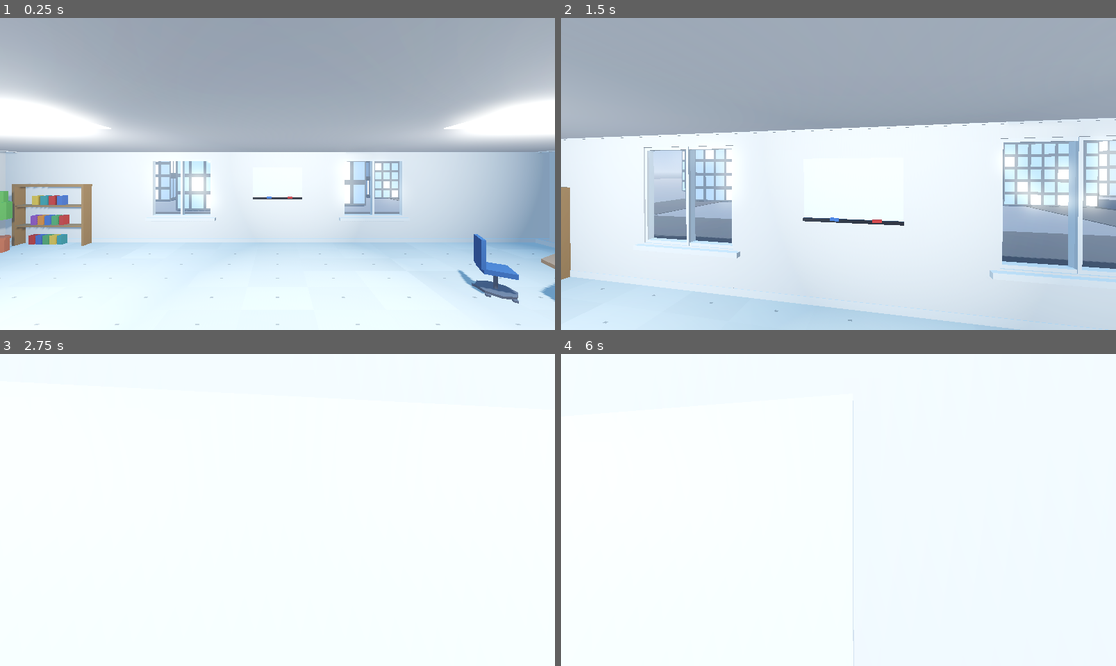
Above: before the commit, frames 1-4 (two rows, left to right).
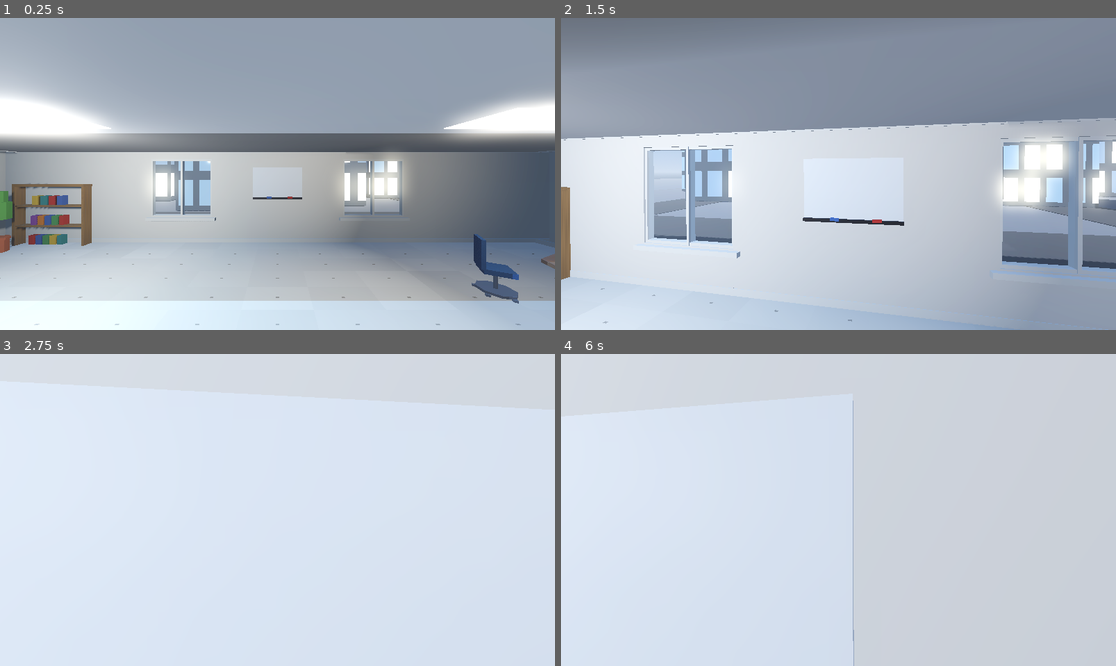
Above: after the commit, the same moments.

Repository: Ne-x-us-vault/Nexus_Blend
Game: Godot game, scene res://level_1.tscn
Same seed, same stepped clock (60 frames per second), same inputs: the game is played once before the commit and once after it.
Inputs (mouse positions are in pixels of both pictures, inside the frame that each line leads up to):
- Up to frame 1 (0.25 s): no input
- Up to frame 2 (1.5 s): tap Enter at 0.5 s; move the mouse to (866, 174) at 0.52 s; hold W (move_forward) from 0.53 s (still down); move the mouse to (810, 174) at 1.27 s
- Up to frame 3 (2.75 s): keep holding W (move_forward); move the mouse to (288, 503) at 2.02 s
- Up to frame 4 (6 s): tap Space at 2.75, 4.25, 5.75 s; move the mouse to (832, 516) at 2.77 s; tap Enter at 3.5, 5 s; move the mouse to (877, 513) at 3.52 s; move the mouse to (794, 506) at 4.27 s; move the mouse to (844, 510) at 5.02 s; move the mouse to (816, 503) at 5.77 s; release W (move_forward) at 5.78 s; hold D (move_right) from 5.78 s (still down)

The runs differ from the first frame. In frame 1, 61% of the frame differs, in the area x 0-100%, y 8-100%; in frame 2, 55%; in frame 3, 100%, in the area x 0-100%, y 0-100%; in frame 4, 100%.

Commit message:
Game env update

Diff:
--- a/godot_runtime/officegame/exterior.tscn
+++ b/godot_runtime/officegame/exterior.tscn
@@ -7,43 +7,81 @@
 uniform vec3 frame_color : source_color = vec3(0.14, 0.17, 0.21);
 uniform vec3 glass_color : source_color = vec3(0.42, 0.57, 0.72);
 uniform vec3 lit_color : source_color = vec3(1.0, 0.93, 0.72);
-uniform float columns : hint_range(2.0, 40.0) = 7.0;
-uniform float rows : hint_range(2.0, 60.0) = 14.0;
-uniform float glass_ratio : hint_range(0.1, 0.95) = 0.78;
+
+uniform float window_width : hint_range(0.1, 5.0) = 1.2;
+uniform float window_height : hint_range(0.1, 5.0) = 2.0;
+uniform float spacing_x : hint_range(0.05, 2.0) = 0.4;
+uniform float spacing_y : hint_range(0.05, 2.0) = 0.6;
 uniform float lit_chance : hint_range(0.0, 1.0) = 0.35;
 uniform float lit_strength : hint_range(0.0, 8.0) = 3.0;
 
+// Window grid is computed in world space so windows stay the exact same
+// physical size on every building, no matter how tall or wide the mesh is.
+varying vec3 world_pos;
+varying vec3 world_normal;
+
+void vertex() {
+	world_pos = (MODEL_MATRIX * vec4(VERTEX, 1.0)).xyz;
+	world_normal = (MODEL_MATRIX * vec4(NORMAL, 0.0)).xyz;
+}
+
 void fragment() {
-	vec2 cell = floor(UV * vec2(columns, rows));
-	vec2 f = fract(UV * vec2(columns, rows)) - vec2(0.5);
-	float is_window = step(max(abs(f.x), abs(f.y)), glass_ratio * 0.5);
-	float rnd = fract(sin(dot(cell, vec2(127.1, 311.7))) * 43758.5453);
-	float lit = step(1.0 - lit_chance, rnd);
-	vec3 window_col = mix(glass_color, lit_color, lit * 0.75);
-	ALBEDO = mix(frame_color, window_col, is_window);
-	EMISSION = is_window * lit * lit_color * lit_strength;
-	ROUGHNESS = mix(0.6, 0.15, is_window);
-	METALLIC = 0.0;
+	vec3 albedo = frame_color;
+	float rough = 0.8;
+	float metal = 0.0;
+	vec3 emission = vec3(0.0);
+
+	vec3 n = abs(world_normal);
+	if (n.x > 0.5 || n.z > 0.5) {
+		vec2 pos_2d = n.x > 0.5 ? vec2(world_pos.z, world_pos.y) : vec2(world_pos.x, world_pos.y);
+
+		vec2 cell_size = vec2(window_width + spacing_x, window_height + spacing_y);
+		vec2 cell = floor(pos_2d / cell_size);
+		vec2 f = fract(pos_2d / cell_size) - vec2(0.5);
+
+		float size_x = window_width / cell_size.x;
+		float size_y = window_height / cell_size.y;
+		float is_window = step(abs(f.x), size_x * 0.5) * step(abs(f.y), size_y * 0.5);
+
+		float rnd = fract(sin(dot(cell, vec2(127.1, 311.7))) * 43758.5453);
+		float lit = step(1.0 - lit_chance, rnd);
+		vec3 window_col = mix(glass_color, lit_color, lit * 0.75);
+		albedo = mix(frame_color, window_col, is_window);
+		emission = is_window * lit * lit_color * lit_strength;
+		rough = mix(0.6, 0.15, is_window);
+		metal = mix(0.2, 0.0, is_window);
+	}
+
+	ALBEDO = albedo;
+	ROUGHNESS = rough;
+	METALLIC = metal;
+	EMISSION = emission;
 }"
 
 [sub_resource type="ShaderMaterial" id="facade_a"]
 shader = SubResource("city_facade")
-shader_parameter/columns = 7.0
-shader_parameter/rows = 15.0
+shader_parameter/window_width = 1.0
+shader_parameter/window_height = 1.8
+shader_parameter/spacing_x = 0.4
+shader_parameter/spacing_y = 0.6
 shader_parameter/glass_color = Color(0.45, 0.6, 0.75, 1)
 shader_parameter/lit_strength = 3.0
 
 [sub_resource type="ShaderMaterial" id="facade_b"]
 shader = SubResource("city_facade")
-shader_parameter/columns = 6.0
-shader_parameter/rows = 12.0
+shader_parameter/window_width = 1.4
+shader_parameter/window_height = 2.2
+shader_parameter/spacing_x = 0.6
+shader_parameter/spacing_y = 0.8
 shader_parameter/glass_color = Color(0.4, 0.52, 0.68, 1)
 shader_parameter/lit_strength = 2.5
 
 [sub_resource type="ShaderMaterial" id="facade_c"]
 shader = SubResource("city_facade")
-shader_parameter/columns = 8.0
-shader_parameter/rows = 20.0
+shader_parameter/window_width = 0.8
+shader_parameter/window_height = 2.4
+shader_parameter/spacing_x = 0.3
+shader_parameter/spacing_y = 0.5
 shader_parameter/glass_color = Color(0.5, 0.62, 0.72, 1)
 shader_parameter/lit_strength = 3.5
 
--- a/godot_runtime/officegame/level_1.tscn
+++ b/godot_runtime/officegame/level_1.tscn
@@ -20,7 +20,7 @@
 sky = SubResource("Sky_ilcil")
 ambient_light_source = 3
 ambient_light_sky_contribution = 0.8
-ambient_light_energy = 0.5
+ambient_light_energy = 0.2
 tonemap_mode = 2
 tonemap_exposure = 0.9
 tonemap_white = 1.0
@@ -74,6 +74,64 @@
 shader = SubResource("floor_shader")
 shader_parameter/grout_width = 0.025
 
+[sub_resource type="Shader" id="wood_shader"]
+code = "shader_type spatial;
+render_mode diffuse_burley, specular_schlick_ggx;
+
+uniform vec3 base_color : source_color = vec3(0.78, 0.58, 0.36);
+uniform float roughness_base : hint_range(0.0, 1.0) = 0.55;
+
+float hash(vec2 p) {
+	return fract(sin(dot(p, vec2(127.1, 311.7))) * 43758.5453);
+}
+
+float noise(vec2 p) {
+	vec2 i = floor(p);
+	vec2 f = fract(p);
+	f = f * f * (3.0 - 2.0 * f);
+	return mix(mix(hash(i), hash(i + vec2(1.0, 0.0)), f.x),
+		mix(hash(i + vec2(0.0, 1.0)), hash(i + vec2(1.0, 1.0)), f.x), f.y);
+}
+
+void fragment() {
+	vec2 uv = UV * vec2(2.0, 8.0);
+	float streaks = sin(uv.x * 5.0 + noise(vec2(uv.y * 2.0, 0.0)) * 2.0) * 0.5 + 0.5;
+	float grain = noise(vec2(uv.y * 6.0, uv.x * 1.5));
+	float shade = mix(0.9, 1.05, grain) * mix(0.93, 1.0, streaks);
+	ALBEDO = base_color * shade;
+	ROUGHNESS = clamp(roughness_base + grain * 0.18, 0.0, 1.0);
+	METALLIC = 0.0;
+}"
+
+[sub_resource type="Shader" id="fabric_shader"]
+code = "shader_type spatial;
+render_mode diffuse_burley, specular_schlick_ggx;
+
+uniform vec3 base_color : source_color = vec3(0.2, 0.45, 0.5);
+uniform float roughness_base : hint_range(0.0, 1.0) = 0.9;
+uniform float detail_scale : hint_range(1.0, 200.0) = 60.0;
+uniform float variation : hint_range(0.0, 0.5) = 0.08;
+
+float hash(vec2 p) {
+	return fract(sin(dot(p, vec2(127.1, 311.7))) * 43758.5453);
+}
+
+float noise(vec2 p) {
+	vec2 i = floor(p);
+	vec2 f = fract(p);
+	f = f * f * (3.0 - 2.0 * f);
+	return mix(mix(hash(i), hash(i + vec2(1.0, 0.0)), f.x),
+		mix(hash(i + vec2(0.0, 1.0)), hash(i + vec2(1.0, 1.0)), f.x), f.y);
+}
+
+void fragment() {
+	float n = noise(UV * detail_scale);
+	float shade = 1.0 + (n - 0.5) * variation * 2.0;
+	ALBEDO = base_color * shade;
+	ROUGHNESS = clamp(roughness_base + (n - 0.5) * 0.2, 0.0, 1.0);
+	METALLIC = 0.0;
+}"
+
 [sub_resource type="StandardMaterial3D" id="StandardMaterial3D_hbghi"]
 albedo_color = Color(0.541176, 0.419608, 0.309804, 1)
 roughness = 0.65
@@ -89,25 +147,25 @@
 albedo_color = Color(0.972549, 0.972549, 0.972549, 1)
 roughness = 0.9
 
-[sub_resource type="StandardMaterial3D" id="wood_desk"]
-albedo_color = Color(0.78, 0.58, 0.36, 1)
-roughness = 0.6
-metallic = 0
-
-[sub_resource type="StandardMaterial3D" id="wood_dark"]
-albedo_color = Color(0.35, 0.27, 0.2, 1)
-roughness = 0.7
-metallic = 0
-
-[sub_resource type="StandardMaterial3D" id="table_wood"]
-albedo_color = Color(0.55, 0.42, 0.3, 1)
-roughness = 0.6
-metallic = 0
-
-[sub_resource type="StandardMaterial3D" id="shelf_wood"]
-albedo_color = Color(0.6, 0.45, 0.28, 1)
-roughness = 0.7
-metallic = 0
+[sub_resource type="ShaderMaterial" id="wood_desk"]
+shader = SubResource("wood_shader")
+shader_parameter/base_color = Color(0.78, 0.58, 0.36, 1)
+shader_parameter/roughness_base = 0.55
+
+[sub_resource type="ShaderMaterial" id="wood_dark"]
+shader = SubResource("wood_shader")
+shader_parameter/base_color = Color(0.35, 0.27, 0.2, 1)
+shader_parameter/roughness_base = 0.65
+
+[sub_resource type="ShaderMaterial" id="table_wood"]
+shader = SubResource("wood_shader")
+shader_parameter/base_color = Color(0.55, 0.42, 0.3, 1)
+shader_parameter/roughness_base = 0.55
+
+[sub_resource type="ShaderMaterial" id="shelf_wood"]
+shader = SubResource("wood_shader")
+shader_parameter/base_color = Color(0.6, 0.45, 0.28, 1)
+shader_parameter/roughness_base = 0.65
 
 [sub_resource type="StandardMaterial3D" id="metal_gray"]
 albedo_color = Color(0.45, 0.45, 0.48, 1)
@@ -129,10 +187,10 @@
 roughness = 0.5
 metallic = 0
 
-[sub_resource type="StandardMaterial3D" id="chair_blue"]
-albedo_color = Color(0.2, 0.35, 0.55, 1)
-roughness = 0.8
-metallic = 0
+[sub_resource type="ShaderMaterial" id="chair_blue"]
+shader = SubResource("fabric_shader")
+shader_parameter/base_color = Color(0.2, 0.35, 0.55, 1)
+shader_parameter/roughness_base = 0.8
 
 [sub_resource type="StandardMaterial3D" id="book_red"]
 albedo_color = Color(0.75, 0.2, 0.18, 1)
@@ -199,36 +257,36 @@
 roughness = 0.4
 metallic = 0.8
 
-[sub_resource type="StandardMaterial3D" id="sofa_teal"]
-albedo_color = Color(0.2, 0.45, 0.5, 1)
-roughness = 0.9
-metallic = 0
-
-[sub_resource type="StandardMaterial3D" id="sofa_cushion"]
-albedo_color = Color(0.25, 0.5, 0.55, 1)
-roughness = 0.9
-metallic = 0
-
-[sub_resource type="StandardMaterial3D" id="rug_red"]
-albedo_color = Color(0.65, 0.25, 0.2, 1)
-roughness = 1
-metallic = 0
+[sub_resource type="ShaderMaterial" id="sofa_teal"]
+shader = SubResource("fabric_shader")
+shader_parameter/base_color = Color(0.2, 0.45, 0.5, 1)
+shader_parameter/roughness_base = 0.9
+
+[sub_resource type="ShaderMaterial" id="sofa_cushion"]
+shader = SubResource("fabric_shader")
+shader_parameter/base_color = Color(0.25, 0.5, 0.55, 1)
+shader_parameter/roughness_base = 0.9
+
+[sub_resource type="ShaderMaterial" id="rug_red"]
+shader = SubResource("fabric_shader")
+shader_parameter/base_color = Color(0.65, 0.25, 0.2, 1)
+shader_parameter/roughness_base = 1.0
 
 [sub_resource type="StandardMaterial3D" id="glass_blue"]
 transparency = 1
-albedo_color = Color(0.72, 0.85, 0.96, 0.18)
+albedo_color = Color(0.72, 0.85, 0.96, 0.22)
 roughness = 0.05
-metallic = 0
+metallic = 0.1
 
 [sub_resource type="StandardMaterial3D" id="frame_white"]
 albedo_color = Color(0.9, 0.9, 0.88, 1)
 roughness = 0.7
 metallic = 0
 
-[sub_resource type="StandardMaterial3D" id="door_wood"]
-albedo_color = Color(0.55, 0.38, 0.22, 1)
-roughness = 0.7
-metallic = 0
+[sub_resource type="ShaderMaterial" id="door_wood"]
+shader = SubResource("wood_shader")
+shader_parameter/base_color = Color(0.55, 0.38, 0.22, 1)
+shader_parameter/roughness_base = 0.65
 
 [sub_resource type="StandardMaterial3D" id="doormat"]
 albedo_color = Color(0.4, 0.35, 0.3, 1)
@@ -269,9 +327,17 @@
 light_color = Color(1, 0.965, 0.905, 1)
 light_energy = 1.1
 shadow_enabled = true
-shadow_blur = 2.0
+shadow_blur = 1.0
 directional_shadow_max_distance = 40.0
 directional_shadow_fade_start = 0.6
+
+[node name="ReflectionProbeRoom" type="ReflectionProbe" parent="."]
+transform = Transform3D(1, 0, 0, 0, 1, 0, 0, 0, 1, 0, 1.7, 0)
+size = Vector3(20, 3.4, 15)
+
+[node name="ReflectionProbeExterior" type="ReflectionProbe" parent="."]
+transform = Transform3D(1, 0, 0, 0, 1, 0, 0, 0, 1, 0, 9, -24)
+size = Vector3(60, 22, 40)
 
 [node name="floor" type="CSGBox3D" parent="."]
 transform = Transform3D(1, 0, 0, 0, 1, 0, 0, 0, 1, 0, -0.1, 0)
@@ -1619,7 +1685,7 @@
 omni_range = 9.0
 omni_attenuation = 1.2
 shadow_enabled = true
-shadow_blur = 2.0
+shadow_blur = 1.0
 
 [node name="Light2" type="CSGBox3D" parent="OfficeFurniture/CeilingLights"]
 transform = Transform3D(1, 0, 0, 0, 1, 0, 0, 0, 1, -4, 3.32, 3)
@@ -1632,8 +1698,7 @@
 light_energy = 1.25
 omni_range = 7.5
 omni_attenuation = 1.2
-shadow_enabled = true
-shadow_blur = 2.0
+shadow_enabled = false
 
 [node name="Light3" type="CSGBox3D" parent="OfficeFurniture/CeilingLights"]
 transform = Transform3D(1, 0, 0, 0, 1, 0, 0, 0, 1, 4, 3.32, -3)
@@ -1646,8 +1711,7 @@
 light_energy = 1.25
 omni_range = 7.5
 omni_attenuation = 1.2
-shadow_enabled = true
-shadow_blur = 2.0
+shadow_enabled = false
 
 [node name="Light4" type="CSGBox3D" parent="OfficeFurniture/CeilingLights"]
 transform = Transform3D(1, 0, 0, 0, 1, 0, 0, 0, 1, 4, 3.32, 3)
@@ -1660,8 +1724,7 @@
 light_energy = 1.25
 omni_range = 7.5
 omni_attenuation = 1.2
-shadow_enabled = true
-shadow_blur = 2.0
+shadow_enabled = false
 
 [node name="Baseboards" type="Node3D" parent="OfficeFurniture"]
 
Binary file changed: godot_runtime/officegame/exports/submission.glb
Not shown: 1 places in godot_runtime/officegame/level_1.tscn that only renumber resources
